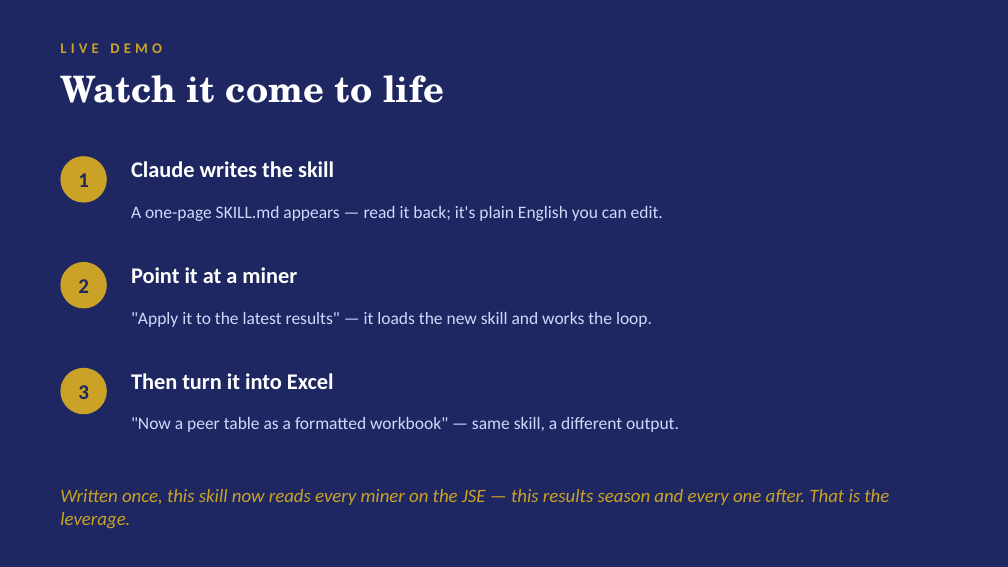
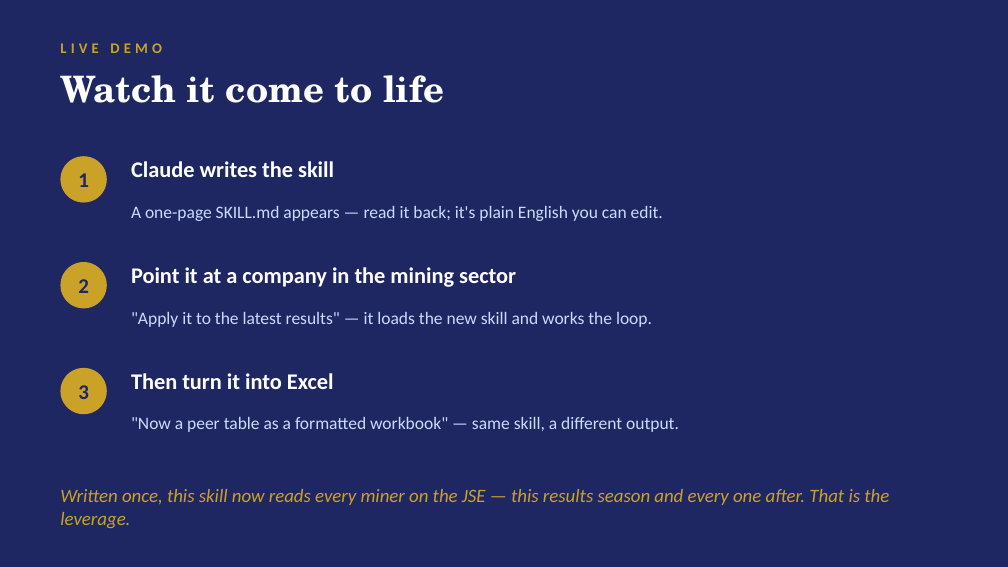
Before and after one commit to simonwatkins/Shane, a slide deck: slide 23 of presentation/an-all-weather-analyst-v3.pptx. Drawn at 1008x567 pixels with LibreOffice and Linux fonts; fonts in the diff are those of the drawing. Boxes give left, top, right and bottom in pixels: in the first picture for what was removed or moved away, otherwise in the second. Text is boxed around its words. In the diff, an @@ line names an element or a change of style, - is before the commit and + after.

```diff
--- a/presentation/an-all-weather-analyst-v3.pptx
+++ b/presentation/an-all-weather-analyst-v3.pptx
@@ text at bbox=[131, 267, 516, 287]: text changed @@
-Point it at a miner
+Point it at a company in the mining sector
```
Also in this commit, not shown: 47 other files.
